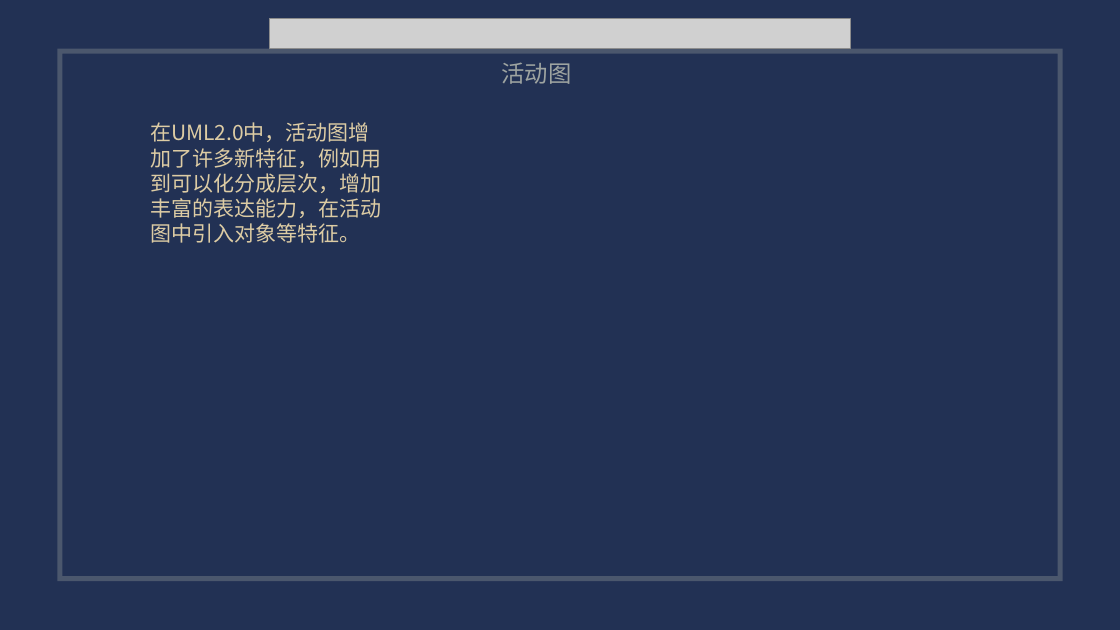
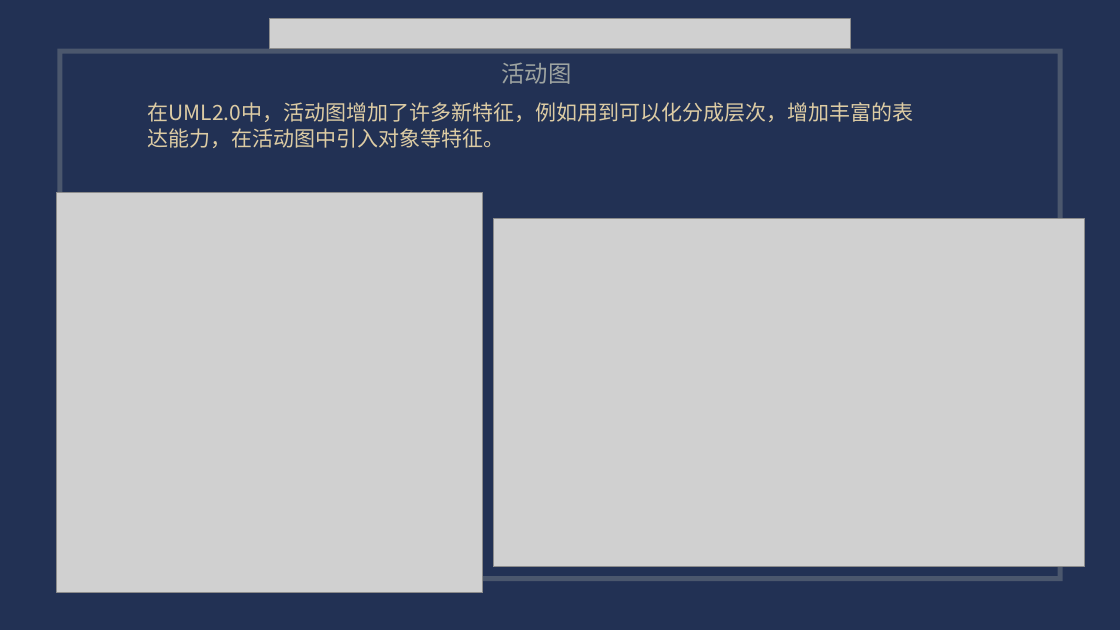
Before and after one commit to PRD2017-G07/G07-teamwork, a slide deck: slide 13 of 0PPT/4+1view & UML（缺图版本）.pptx. Drawn at 1120x630 pixels with LibreOffice and Linux fonts; fonts in the diff are those of the drawing; grey boxes stand for pictures; background and template pictures are left out. Boxes give left, top, right and bottom in pixels: in the first picture for what was removed or moved away, otherwise in the second. Text is boxed around its words. In the diff, an @@ line names an element or a change of style, - is before the commit and + after.

Commit message:
yq

```diff
--- a/0PPT/4+1view & UML（缺图版本）.pptx
+++ b/0PPT/4+1view & UML（缺图版本）.pptx
@@ text "在UML2.0中，活动图增加了许多新特征，例如用到可以化分成层次，增加丰富的表达能力，在活动图中引入对象等特征。" rewrapped from box(150, 122, 381, 243) to box(148, 102, 914, 148) @@
@@ picture added at box(57, 193, 483, 593) @@
@@ picture added at box(493, 218, 1085, 566) @@
```
Also in this commit, not shown: 1 slide added.
